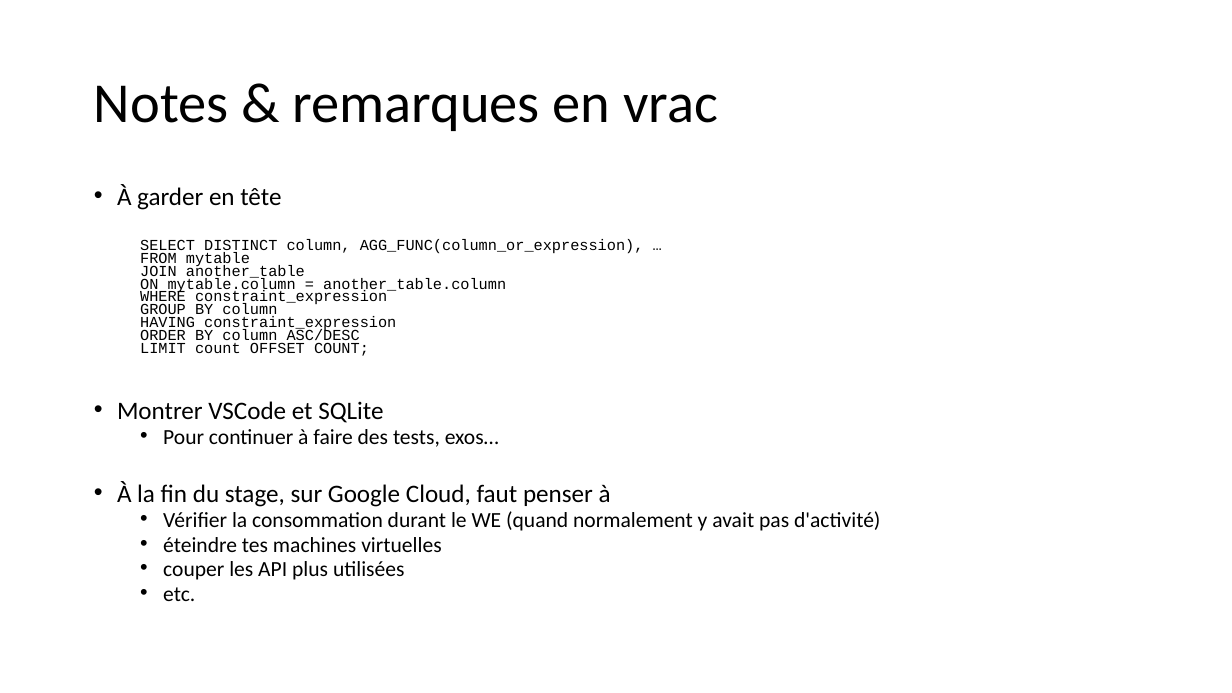
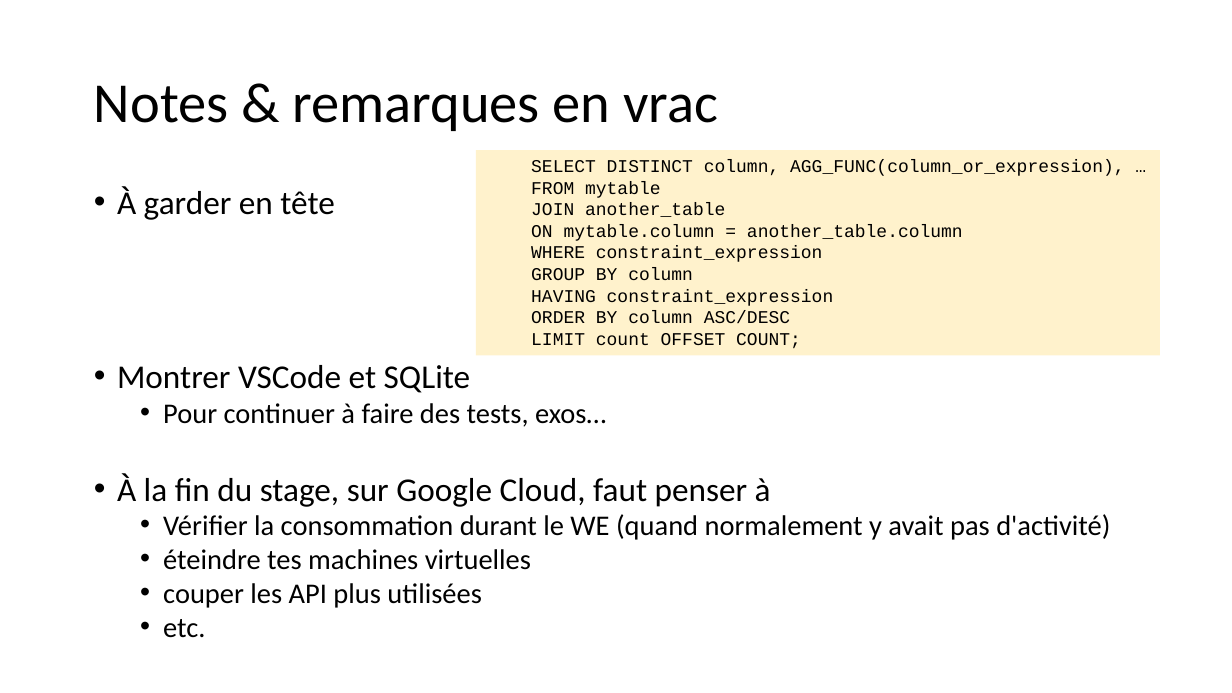
Before and after one commit to 40tude/Data_Essentials_Stage_Oct_2023, a slide deck: slide 26 of 00_notes_de_stage.pptx. Drawn at 1232x693 pixels with LibreOffice and Linux fonts; fonts in the diff are those of the drawing. Boxes give left, top, right and bottom in pixels: in the first picture for what was removed or moved away, otherwise in the second. Text is boxed around its words. In the diff, an @@ line names an element or a change of style, - is before the commit and + after.

Commit message:
relecture pour cours  du 15 02 24

```diff
--- a/00_notes_de_stage.pptx
+++ b/00_notes_de_stage.pptx
@@ rectangle added at (476,150,1160,355), fill #FFF2CC, 14 pt, text #000000 @@
+  SELECT DISTINCT column, AGG_FUNC(column_or_expression), …
+  FROM mytable
+  JOIN another_table
+  ON mytable.column = another_table.column
+  WHERE constraint_expression
+  GROUP BY column
+  HAVING constraint_expression
+  ORDER BY column ASC/DESC
+  LIMIT count OFFSET COUNT;
@@ text "À garder en tête" at (117,187,1110,638): size 19.6 to 25.9 pt in "À garder en tête", "Montrer VSCode et SQLite", "À la fin du stage, sur Google ..."; size 16.8 to 22.2 pt in "Pour continuer à faire des tests, exos…", "Vérifier la consommation durant le WE (quand ...", "éteindre tes machines virtuelles", "couper les API plus utilisées" and 1 more places; line spacing 0.7 to 0.8 @@
@@ text at (140,239,644,356): paragraphs removed @@
-  SELECT DISTINCT column, AGG_FUNC(column_or_expression), …
-  FROM mytable
-  JOIN another_table
-  ON mytable.column = another_table.column
-  WHERE constraint_expression
-  GROUP BY column
-  HAVING constraint_expression
-  ORDER BY column ASC/DESC
-  LIMIT count OFFSET COUNT;
```
Also in this commit, not shown: 15 other slides changed, 6 slides added, 7 other files.
